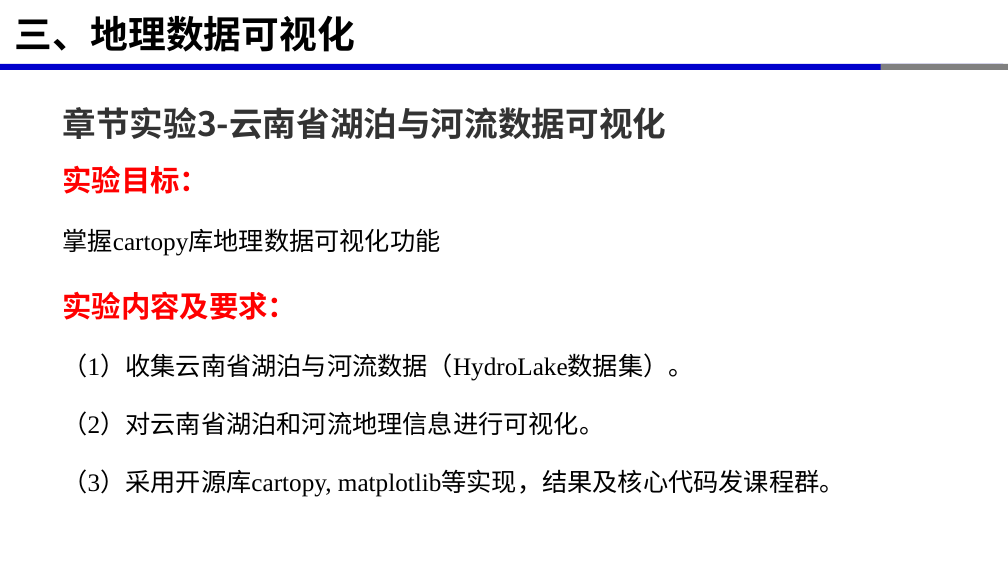
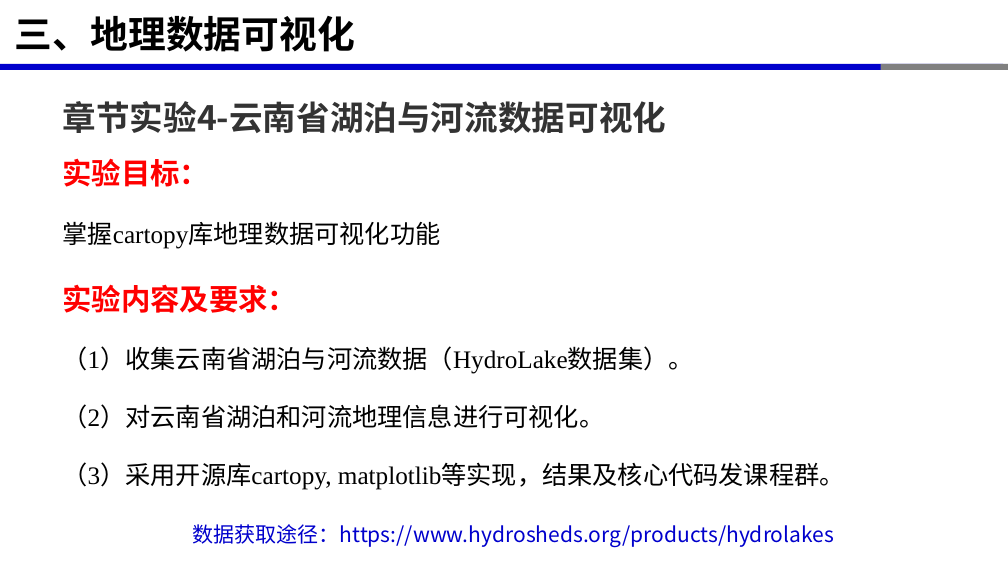
Before and after one commit to xinluo2018/open-source-gis-course, a slide deck: slide 34 of 第6章-GIS数据处理高级开源库-10课时/第6章-GIS数据处理高级开源库.pptx (slide 33 before the commit). Drawn at 1008x567 pixels with LibreOffice and Linux fonts; fonts in the diff are those of the drawing. Boxes give left, top, right and bottom in pixels: in the first picture for what was removed or moved away, otherwise in the second. Text is boxed around its words. In the diff, an @@ line names an element or a change of style, - is before the commit and + after.

```diff
--- a/第6章-GIS数据处理高级开源库-10课时/第6章-GIS数据处理高级开源库.pptx
+++ b/第6章-GIS数据处理高级开源库-10课时/第6章-GIS数据处理高级开源库.pptx
@@ text at [62, 101, 666, 133]: text changed @@
-章节实验3-云南省湖泊与河流数据可视化
+章节实验4-云南省湖泊与河流数据可视化
@@ text "实验目标：": place and size @@
-text "实验目标：" at [62, 165, 845, 497]
+text "实验目标：" at [62, 158, 845, 490]
@@ text added at [193, 524, 835, 547], 20 pt, text #0000CC @@
+数据获取途径：https://www.hydrosheds.org/products/hydrolakes
```
Also in this commit, not shown: 17 other slides changed, 1 slide added, 35 other files.
